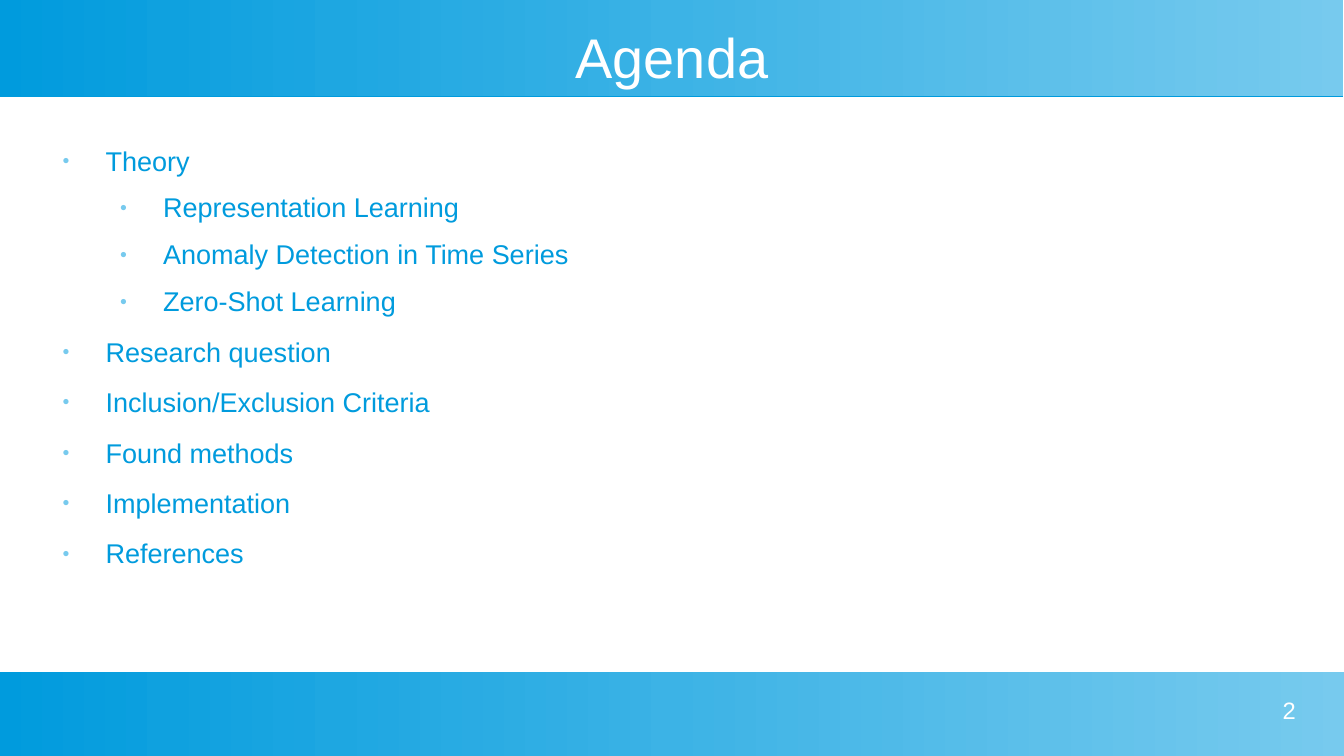
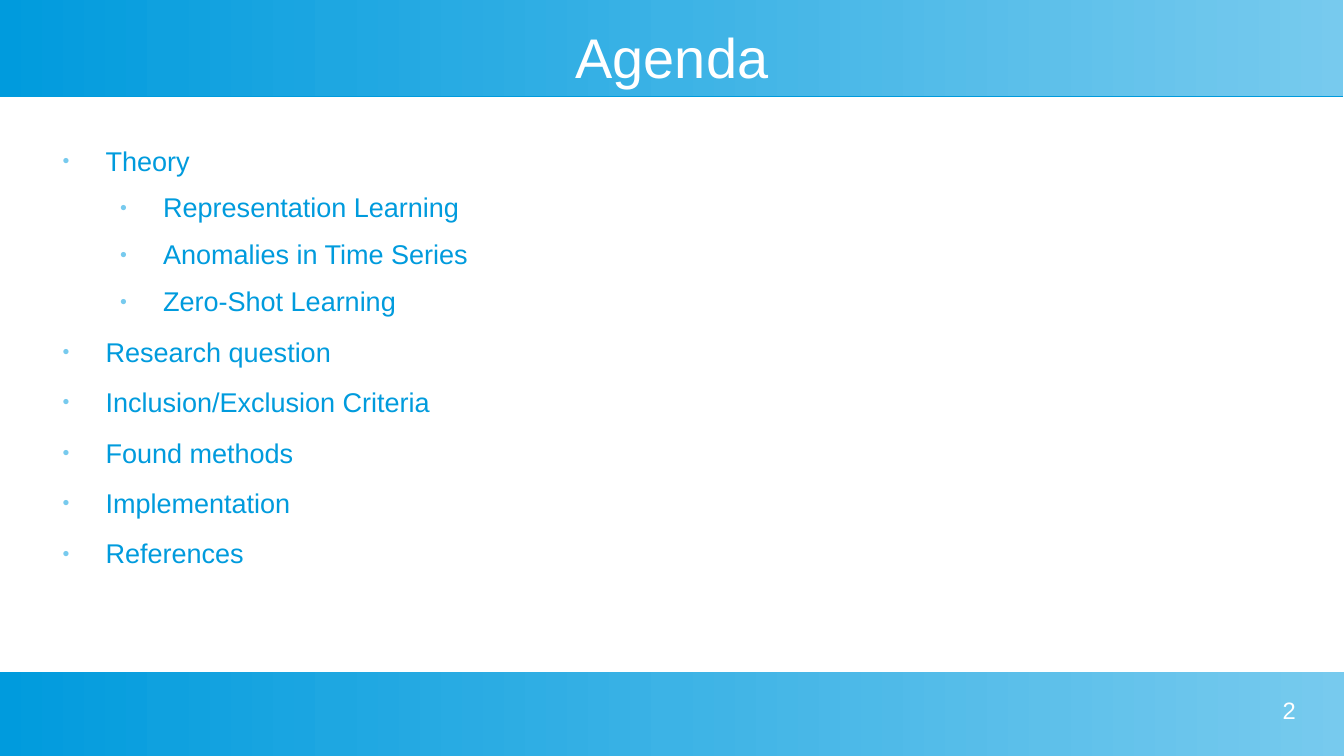
Before and after one commit to johanneshoelker/Smart-Systems-Paper, a slide deck: slide 2 of Presentation/Kolloq.odp. Drawn at 1344x756 pixels with LibreOffice and Linux fonts; fonts in the diff are those of the drawing. Boxes give left, top, right and bottom in pixels: in the first picture for what was removed or moved away, otherwise in the second. Text is boxed around its words. In the diff, an @@ line names an element or a change of style, - is before the commit and + after.

```diff
--- a/Presentation/Kolloq.odp
+++ b/Presentation/Kolloq.odp
@@ text at [163, 244, 468, 265]: text changed @@
-  ● Anomaly Detection in Time Series
+  ● Anomalies in Time Series
```
Also in this commit, not shown: 4 other slides changed, 1 slide added, 3 other files.
